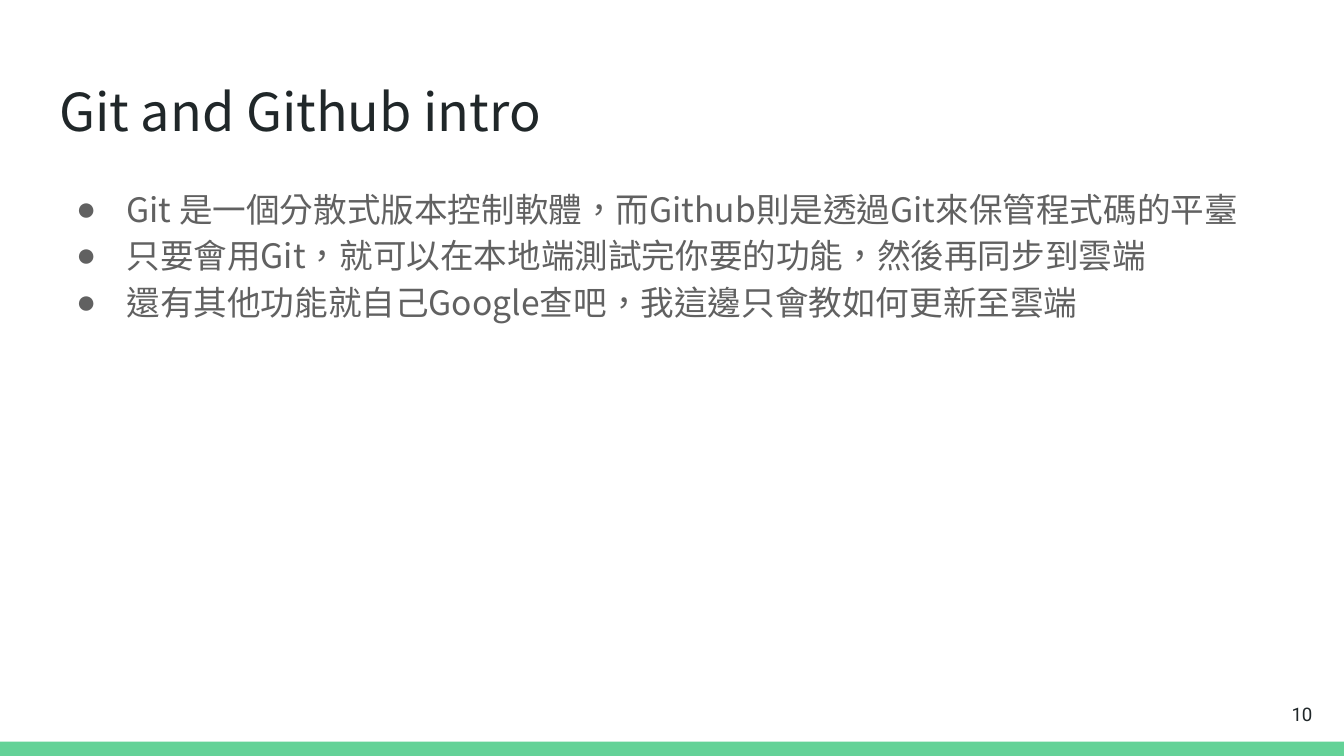
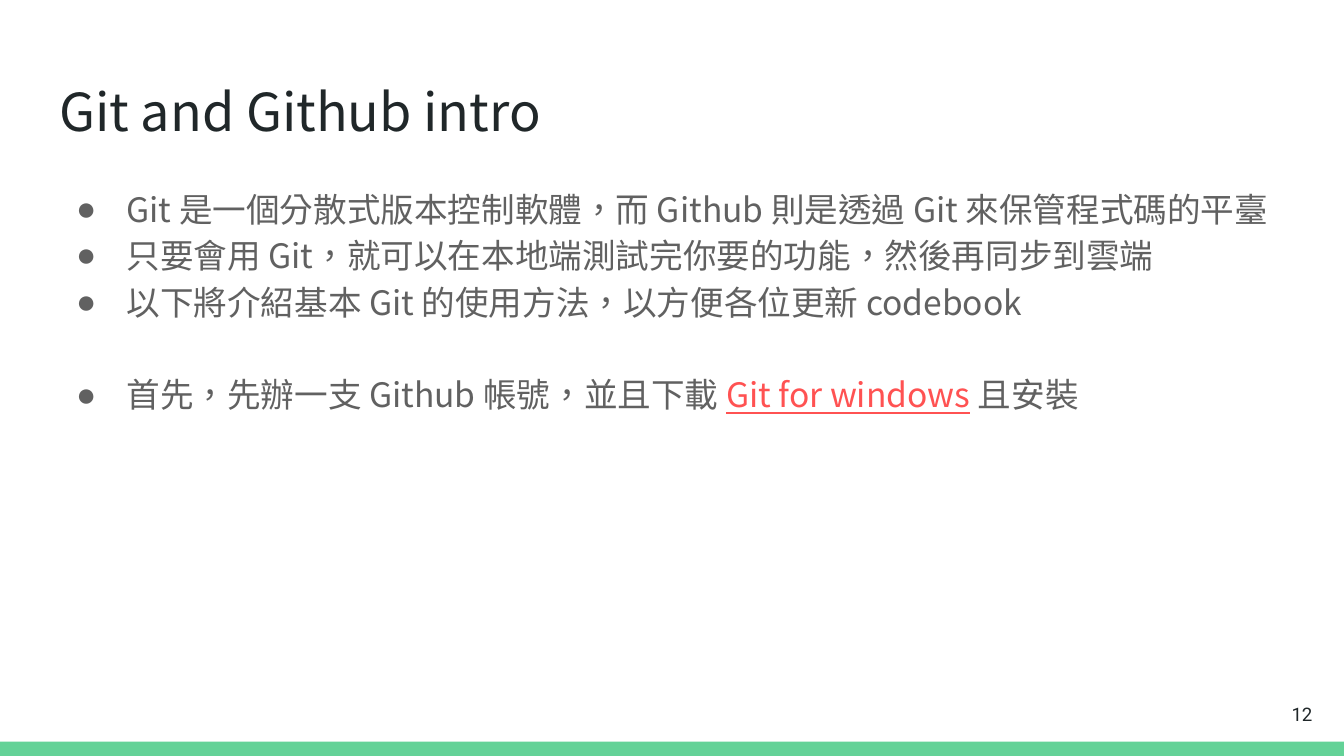
Before and after one commit to huskyhello/NTPU_codebook, a slide deck: slide 12 of codebook_tutorial.pptx (slide 10 before the commit). Drawn at 1344x756 pixels with LibreOffice and Linux fonts; fonts in the diff are those of the drawing. Boxes give left, top, right and bottom in pixels: in the first picture for what was removed or moved away, otherwise in the second. Text is boxed around its words. In the diff, an @@ line names an element or a change of style, - is before the commit and + after.

```diff
--- a/codebook_tutorial.pptx
+++ b/codebook_tutorial.pptx
@@ text at (126,193,1268,414): text changed @@
-● Git 是一個分散式版本控制軟體，而Github則是透過Git來保管程式碼的平臺
-● 只要會用Git，就可以在本地端測試完你要的功能，然後再同步到雲端
-● 還有其他功能就自己Google查吧，我這邊只會教如何更新至雲端
+● Git 是一個分散式版本控制軟體，而 Github 則是透過 Git 來保管程式碼的平臺
+● 只要會用 Git，就可以在本地端測試完你要的功能，然後再同步到雲端
+● 以下將介紹基本 Git 的使用方法，以方便各位更新 codebook
+● 首先，先辦一支 Github 帳號，並且下載 Git for windows 且安裝
@@ page number at (1292,707,1313,721): text changed @@
-10
+12
```
Also in this commit, not shown: 10 other slides changed, 3 slides added, 7 other files.
